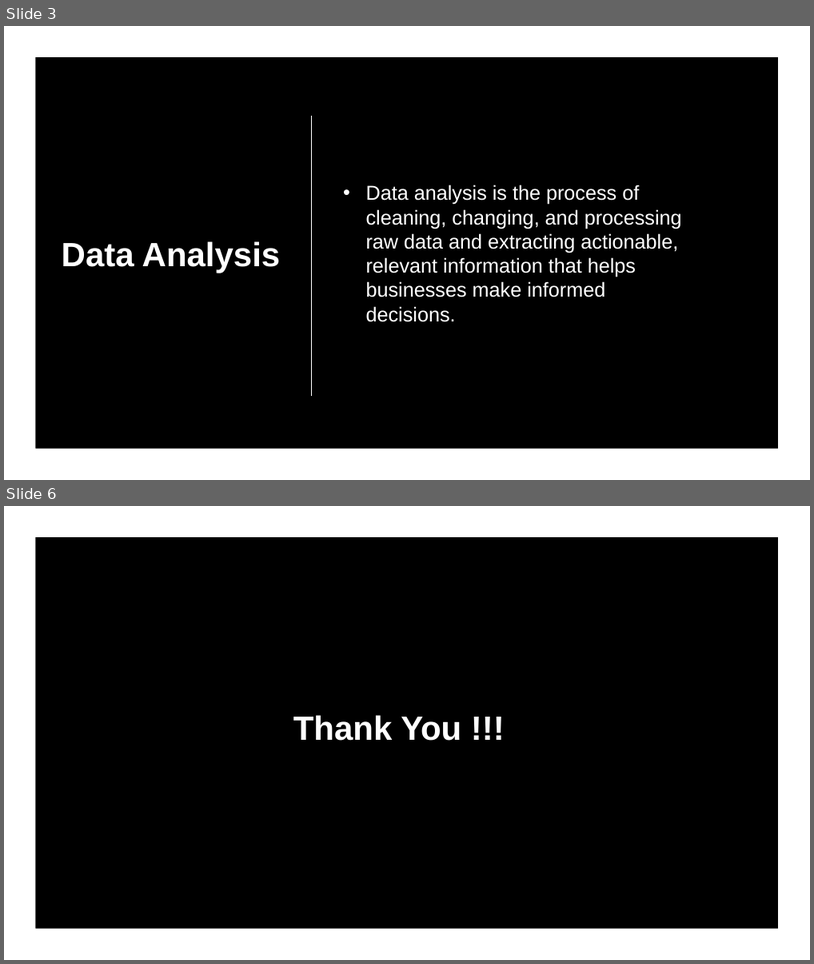
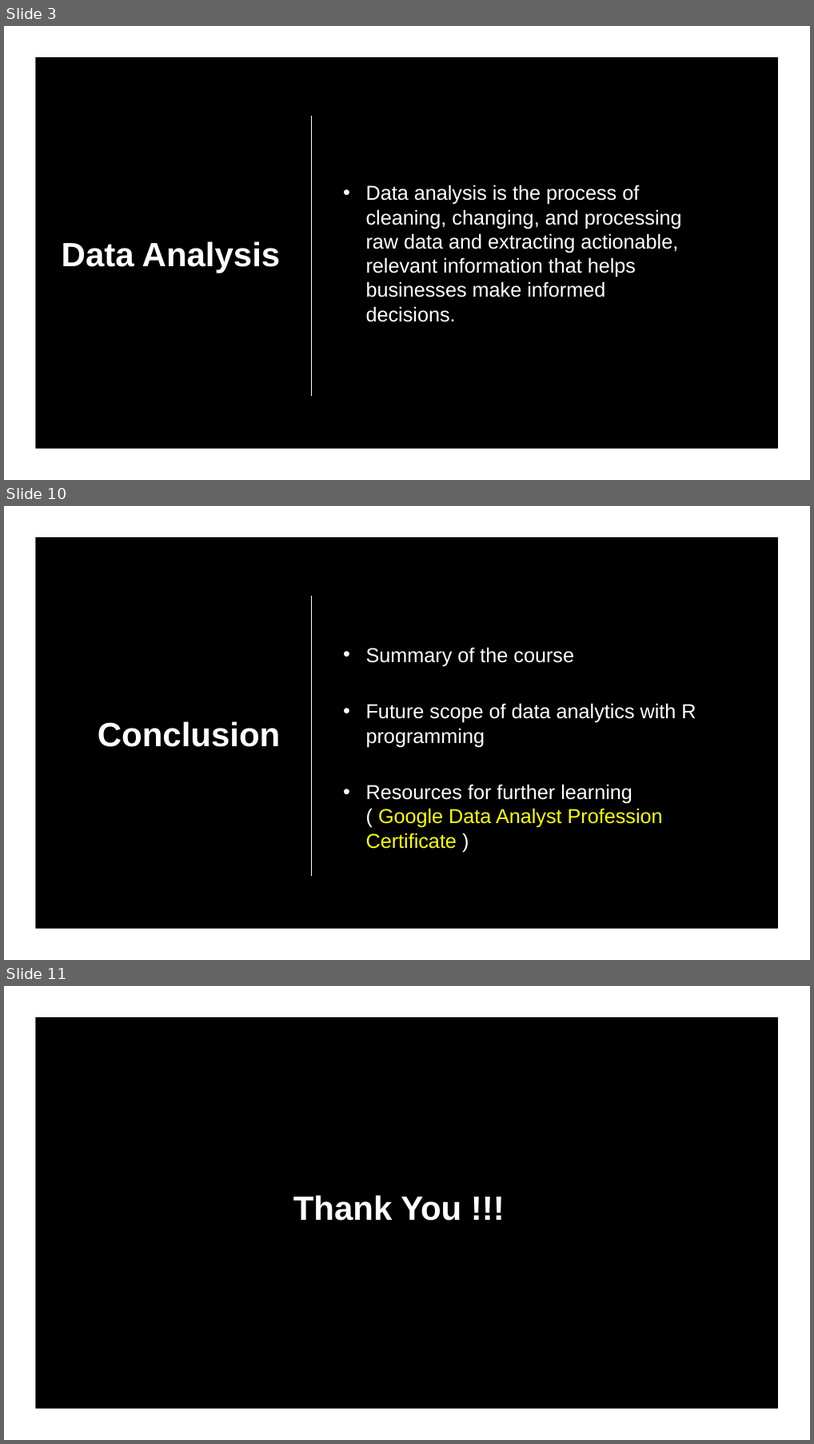
Before and after one commit to ideepankarsharma2003/BCA, a slide deck: MOOCS/PHASE II/Data Analysis with R Programming.pptx. Shown one above the other, each under a label of ours: slides 3 and 6 before the commit, slides 3, 10 and 11 after it; the slides between them are not shown. The pictures are 814x964 and 814x1444 pixels, drawn with LibreOffice and Linux fonts; fonts in the diff are those of the drawing; background and template pictures are left out. Boxes give left, top, right and bottom in pixels: in the first picture for what was removed or moved away, otherwise in the second. Text is boxed around its words. In the diff, an @@ line names an element or a change of style, - is before the commit and + after.

```diff
--- a/MOOCS/PHASE II/Data Analysis with R Programming.pptx
+++ b/MOOCS/PHASE II/Data Analysis with R Programming.pptx
@@ slide 10 added at (x1=4, y1=506, x2=810, y2=960), background picture (left out) @@
@@ freeform shape added at (x1=4, y1=506, x2=810, y2=960), fill #FFFFFF @@
@@ line added from (312, 596) to (312, 876), #FFFFFF 1.25 pt @@
@@ text added at (x1=366, y1=647, x2=696, y2=848), 24 pt, text #FFFFFF @@
+• Summary of the course
+• Future scope of data analytics with R programming
+• Resources for further learning ( Google Data Analyst Profession Certificate )
@@ title added at (x1=98, y1=721, x2=280, y2=747), 40 pt, text #FFFFFF, bold @@
+Conclusion
@@ what was slide 6 is now slide 11 @@
```
Also in this commit, not shown: 1 slide changed, 5 other slides added, 1 slide removed, 3 other files.
